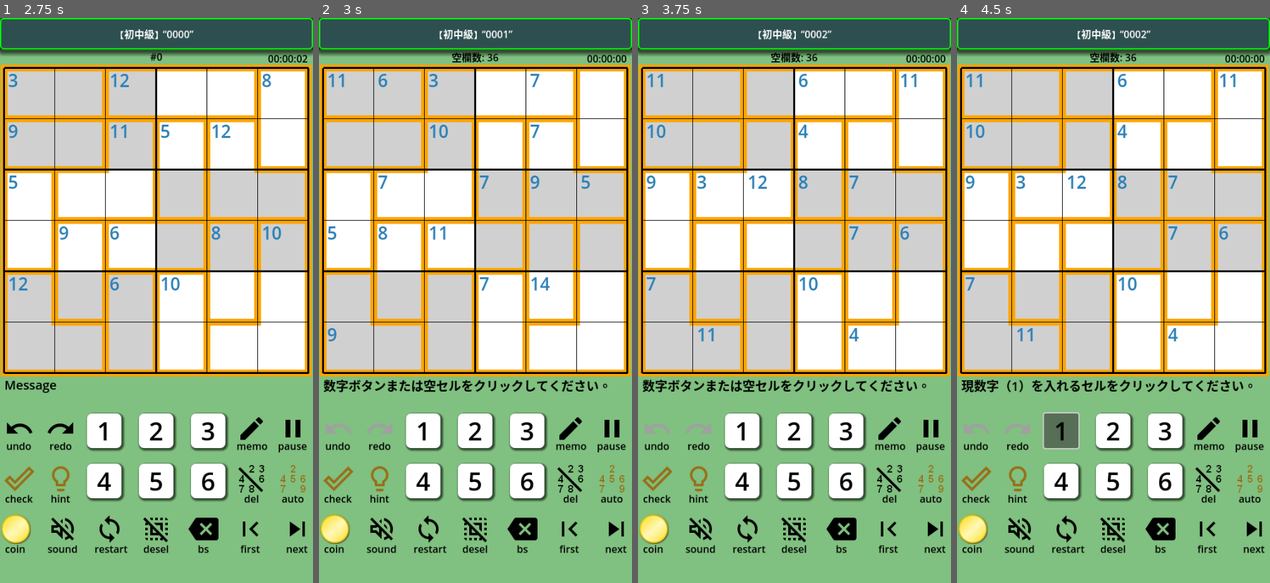
Above: before the commit, frames 1-4 (left to right).
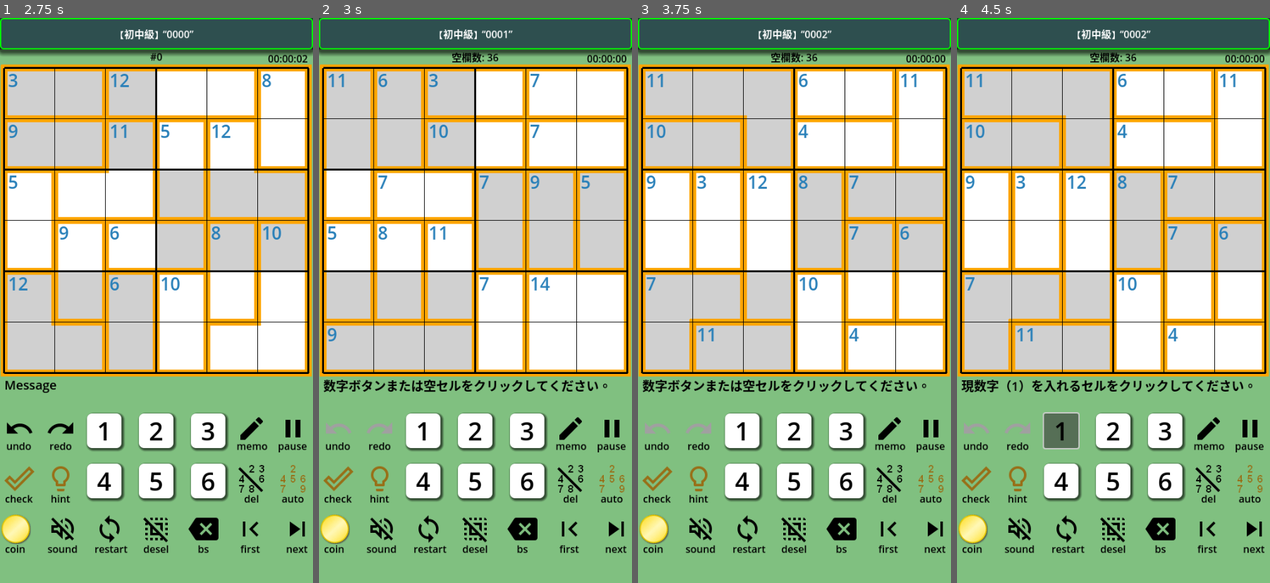
Above: after the commit, the same moments.

Repository: vivisuke/GD4KillerSudoku6
Game: Godot game, scene res://main_scene.tscn
Two runs of this game, one before a commit and one after it. Both use one fixed random seed, a clock stepped at 60 frames per second and the inputs below.
Inputs:
- Up to frame 1 (2.75 s): click "restart" at 0.5 s; click "restart" at 1.25 s; click "restart" at 2 s
- Up to frame 2 (3 s): click "next" at 2.75 s
- Up to frame 3 (3.75 s): click "next" at 3.5 s
- Up to frame 4 (4.5 s): click "1" at 4.25 s

Frame 1 is identical in both runs. In frame 2, 5.0% of the frame differs, in the area x 2-98%, y 9-63%; in frame 3, 3.4%; in frame 4, 3.4%.

Commit message:
0080 ◎ C 04/13 04/15 0.001│ToDo│Next で次の問題に行くと、ケージ枠表示が不正になる

Diff:
--- a/GD4KillerSudoku6/scripts/CageGrid.gd
+++ b/GD4KillerSudoku6/scripts/CageGrid.gd
@@ -14,10 +14,22 @@
 		for i in range(N_CELLS): cage_ix[i] = i % 4
 	pass # Replace with function body.
 
-func update():
-	pass
+#func print_cages():
+#	#for i in range(cage_list.size()):
+#	#	print(cage_list[i])
+#	print("cage_ix[]:")
+#	var ix = 0
+#	for y in range(N_VERT):
+#		var lst = []
+#		for x in range(N_HORZ):
+#			lst.push_back(cage_ix[ix])
+#			ix += 1
+#		print(lst)
+#	print("")
 func _draw():
 	if cage_ix == []: return
+	#print("CageGrid.draw()")
+	#print_cages()
 	var col = Color.ORANGE
 	var ix = 0
 	for y in range(N_VERT):
--- a/GD4KillerSudoku6/scripts/main_scene.gd
+++ b/GD4KillerSudoku6/scripts/main_scene.gd
@@ -558,6 +558,15 @@
 func print_cages():
 	for i in range(cage_list.size()):
 		print(cage_list[i])
+	print("cage_ix[]:")
+	var ix = 0
+	for y in range(N_VERT):
+		var lst = []
+		for x in range(N_HORZ):
+			lst.push_back(cage_ix[ix])
+			ix += 1
+		print(lst)
+	print("")
 func merge_2cell_cage():	# 2セルケージ２つをマージし4セルに
 	#print_cages()
 	while true:
@@ -616,7 +625,7 @@
 		var lst = cage_list[ix][1]
 		for k in range(lst.size()): cage_ix[lst[k]] = ix
 	$Board/CageGrid.cage_ix = cage_ix
-	$Board/CageGrid.update()
+	$Board/CageGrid.queue_redraw()
 func sel_from_lst(ix, lst):		# lst からひとつを選ぶ
 	if g.qLevel != LVL_NORMAL:
 		return lst[rng.randi_range(0, lst.size() - 1)]
@@ -746,8 +755,9 @@
 			cage_labels[lst.min()].text = str(sum)
 		#for k in range(lst.size()): cage_ix[lst[k]] = ix
 	quest_cages = cage_list
+	#print_cages()
 	$Board/CageGrid.cage_ix = cage_ix
-	$Board/CageGrid.update()
+	$Board/CageGrid.queue_redraw()
 func update_cages_sum_labels():
 	for ix in range(cage_labels.size()):
 		cage_labels[ix].text = ""
@@ -844,7 +854,7 @@
 			#var y = item[k] / N_HORZ
 			#$Board/CageTileMap.set_cell(0, Vector2i(x, y), col)
 	$Board/CageGrid.cage_ix = cage_ix
-	$Board/CageGrid.update()
+	$Board/CageGrid.queue_redraw()
 	#update()
 func is_duplicated(ix : int):
 	var n = get_cell_numer(ix)
@@ -1595,4 +1605,5 @@
 	#update_num_buttons_disabled()
 	set_num_cursor(-1)
 	update_all_status()
+	print_cages()
 	pass # Replace with function body.
Not shown, changed: GD4KillerSudoku6.spr
